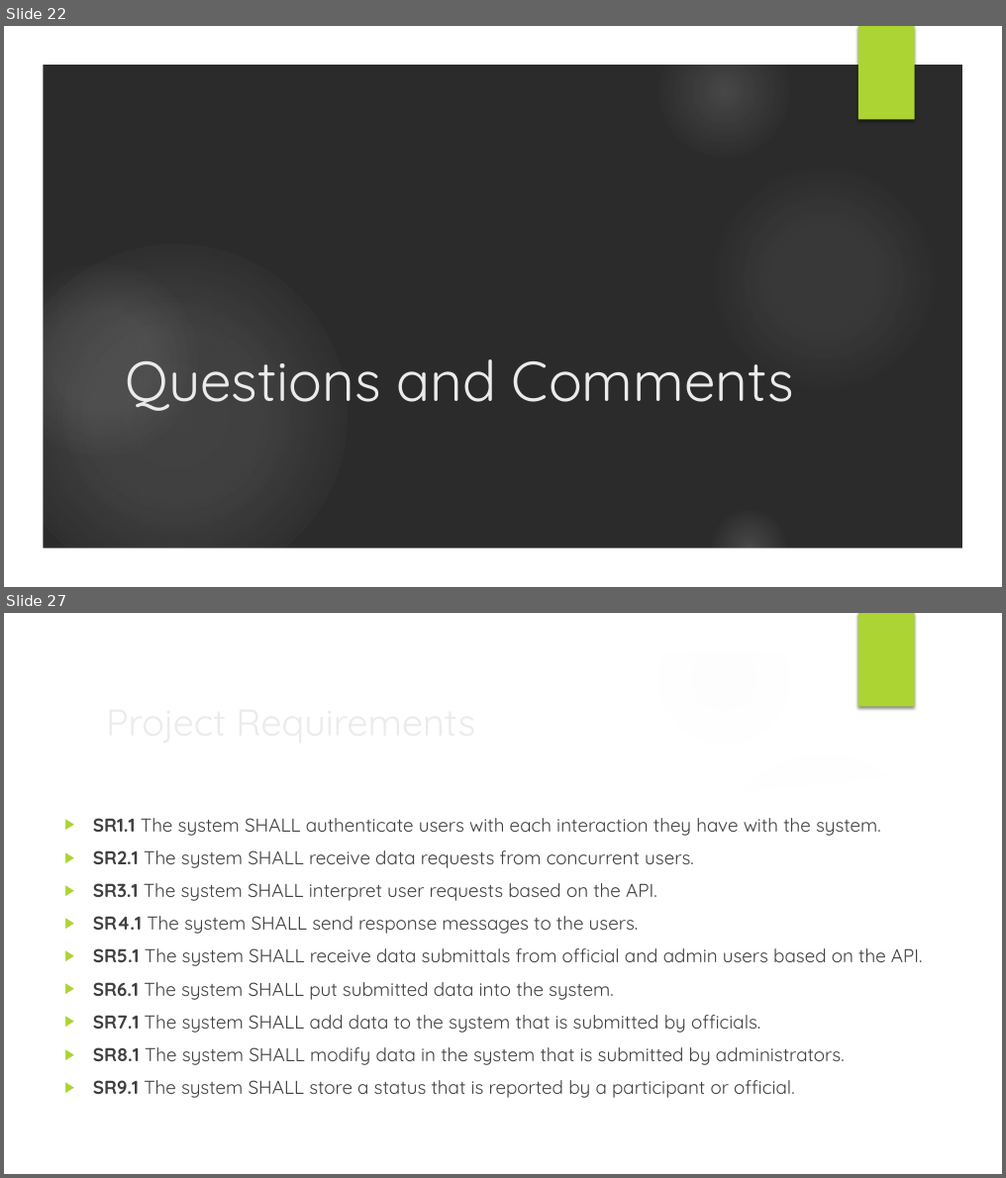
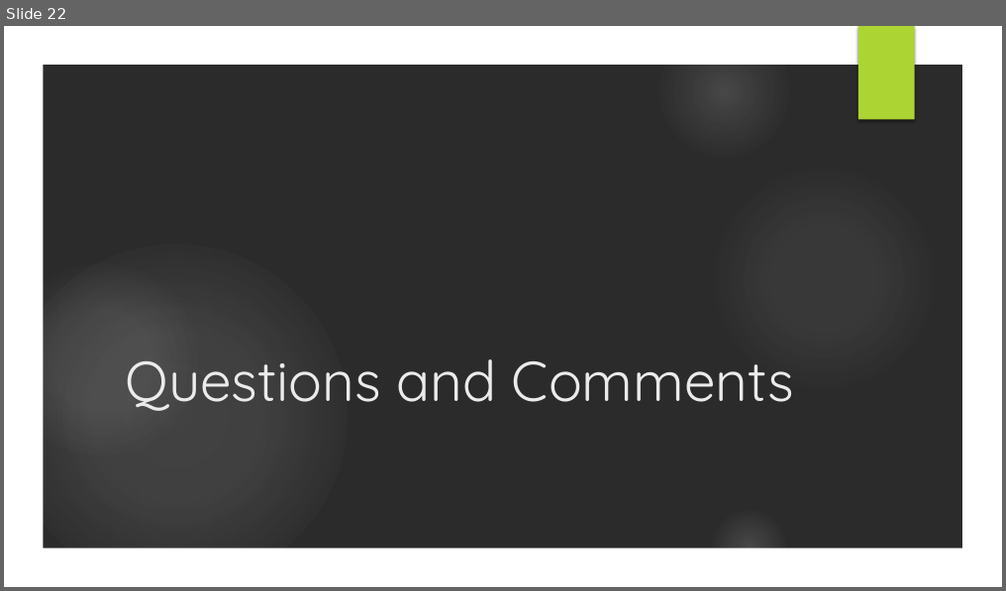
Before and after one commit to ttmarshall12/KSUMSE, a slide deck: Phase 2/Phase 2 Presentation.pptx. Shown one above the other, each under a label of ours: slides 22 and 27 before the commit, slide 22 after it; the slides between them are not shown. The pictures are 1006x1178 and 1006x591 pixels, drawn with LibreOffice and Linux fonts; fonts in the diff are those of the drawing; background and template pictures are left out; a plain dark background stands for a picture behind light text. Boxes give left, top, right and bottom in pixels: in the first picture for what was removed or moved away, otherwise in the second. Text is boxed around its words. In the diff, an @@ line names an element or a change of style, - is before the commit and + after.

Commit message:
Presentation 2

```diff
--- a/Phase 2/Phase 2 Presentation.pptx
+++ b/Phase 2/Phase 2 Presentation.pptx
@@ slide 27 removed at (4,613,1002,1174), background picture (left out); not listed: 7 template elements that a slide beside it also shows @@
@@ title removed at (98,692,816,750) @@
-Project Requirements
@@ freeform shape removed at (698,738,971,819) @@
@@ freeform shape removed at (42,765,964,1137) @@
@@ text removed at (93,818,923,1098) @@
-▶ SR1.1 The system SHALL authenticate users with each interaction they have with the system.
-▶ SR2.1 The system SHALL receive data requests from concurrent users.
-▶ SR3.1 The system SHALL interpret user requests based on the API.
-▶ SR4.1 The system SHALL send response messages to the users.
-▶ SR5.1 The system SHALL receive data submittals from official and admin users based on the API.
-▶ SR6.1 The system SHALL put submitted data into the system.
-▶ SR7.1 The system SHALL add data to the system that is submitted by officials.
-▶ SR8.1 The system SHALL modify data in the system that is submitted by administrators.
-▶ SR9.1 The system SHALL store a status that is reported by a participant or official.
```
Also in this commit, not shown: 1 slide added, 12 other slides removed, 2 other files.
